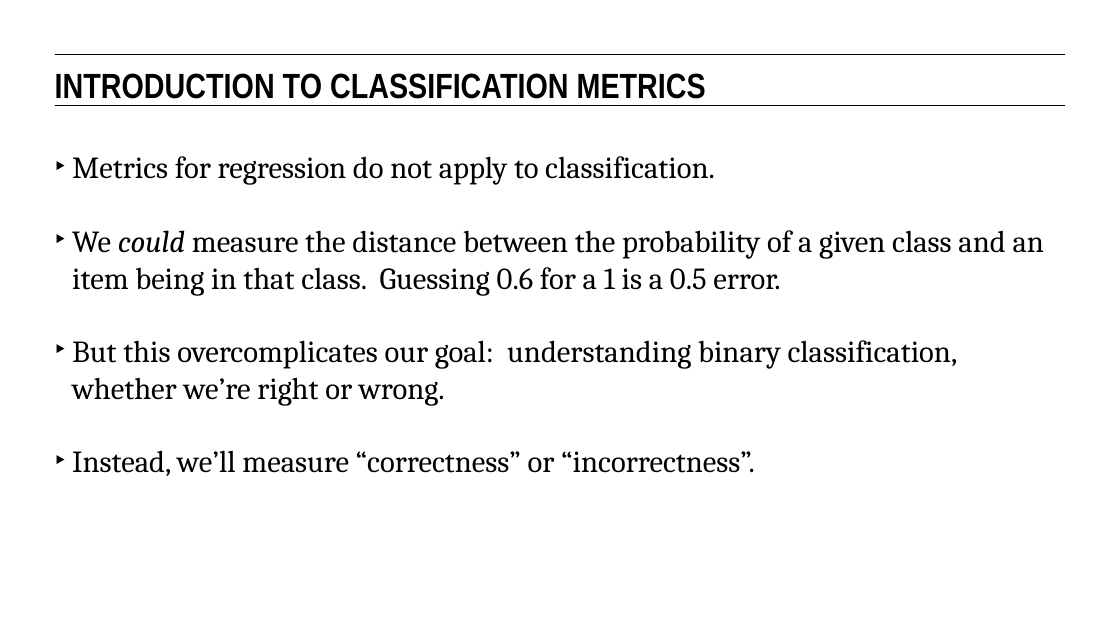
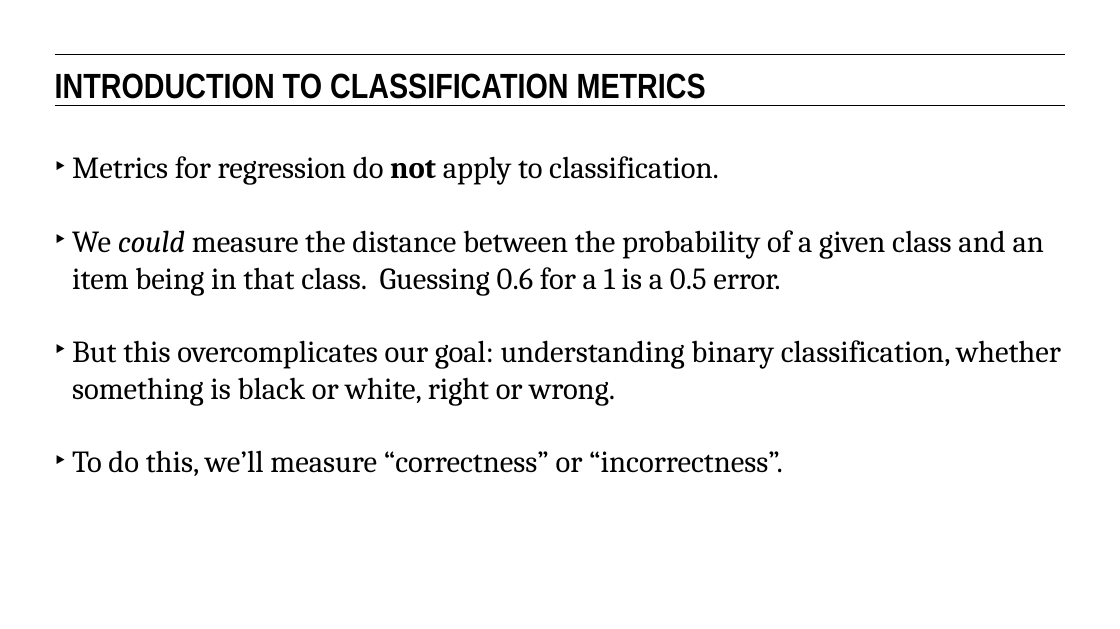
Before and after one commit to eflautt/ga-data-science, a slide deck: slide 39 of lessons/lesson-08/08-intro-to-classification.pptx (slide 36 before the commit). Drawn at 1120x629 pixels with LibreOffice and Linux fonts; fonts in the diff are those of the drawing. Boxes give left, top, right and bottom in pixels: in the first picture for what was removed or moved away, otherwise in the second. Text is boxed around its words. In the diff, an @@ line names an element or a change of style, - is before the commit and + after.

```diff
--- a/lessons/lesson-08/08-intro-to-classification.pptx
+++ b/lessons/lesson-08/08-intro-to-classification.pptx
@@ text at <box>72,156,719,185</box>: bold on in "not" @@
@@ text at <box>72,340,1061,476</box>: text changed @@
-‣ But this overcomplicates our goal: understanding binary classification, whether we’re right or wrong.
-‣ Instead, we’ll measure “correctness” or “incorrectness”.
+‣ But this overcomplicates our goal: understanding binary classification, whether something is black or white, right or wrong.
+‣ To do this, we’ll measure “correctness” or “incorrectness”.
```
Also in this commit, not shown: 12 other slides changed, 3 slides added.
